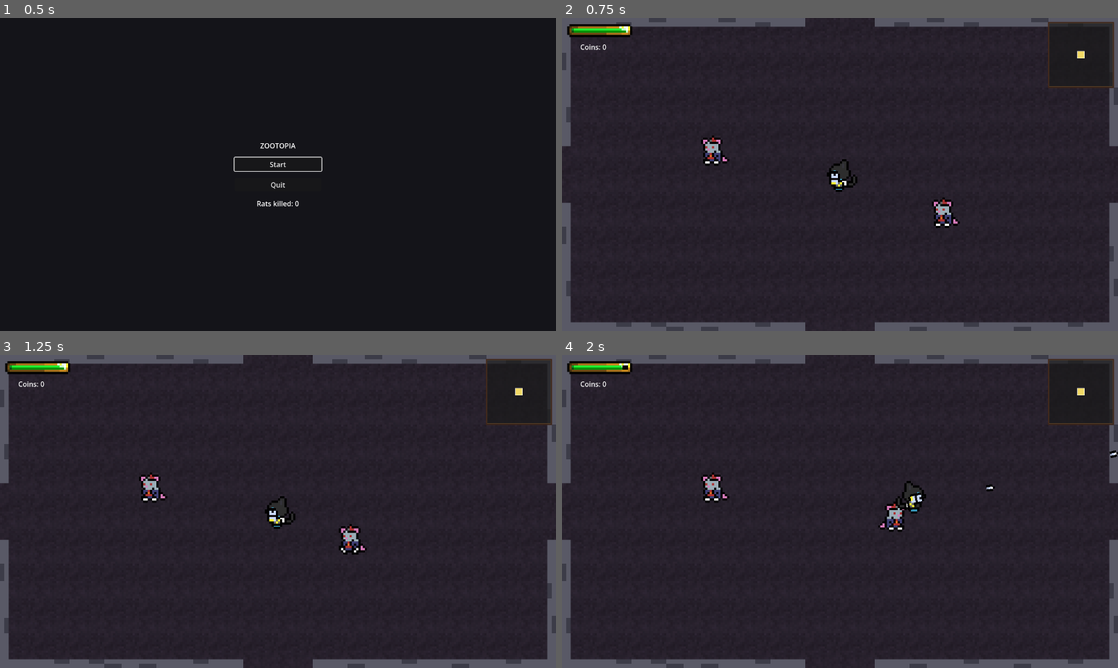
Above: before the commit, frames 1-4 (two rows, left to right).
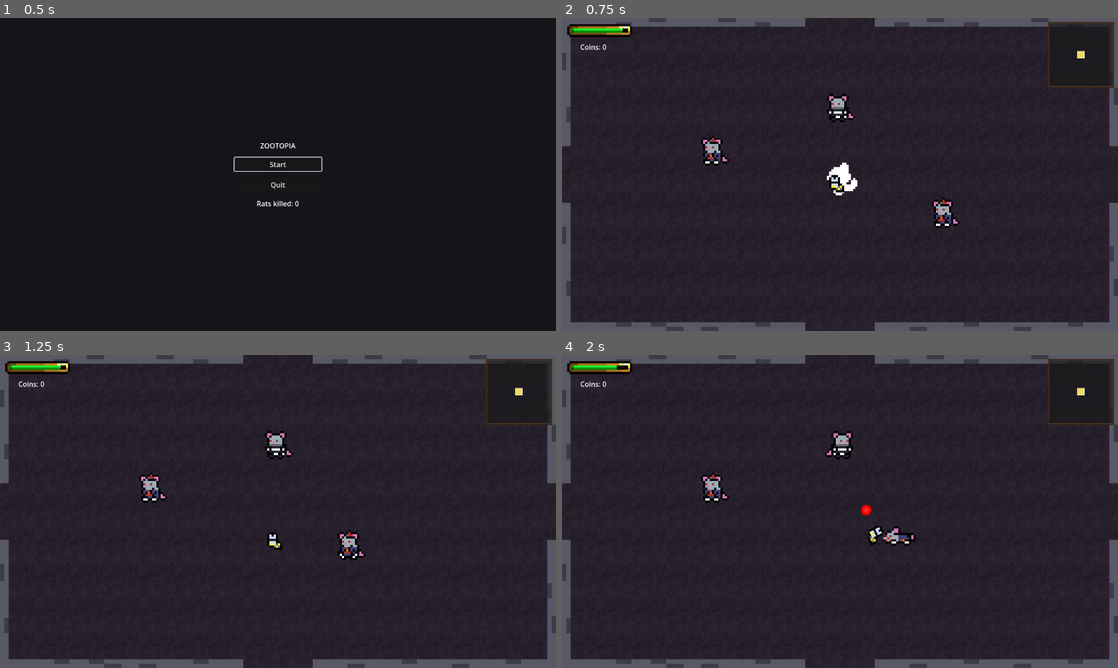
Above: after the commit, the same moments.

Repository: s4hlo/movie-jam
Game: Godot game, scene res://scenes/main_menu.tscn
Same seed, same stepped clock (60 frames per second), same inputs: the game is played once before the commit and once after it. Sound files missing from this copy of the repository are replaced by a short silence.
Inputs (mouse positions are in pixels of both pictures, inside the frame that each line leads up to):
- Up to frame 1 (0.5 s): no input
- Up to frame 2 (0.75 s): click "Start" at 0.5 s
- Up to frame 3 (1.25 s): no input
- Up to frame 4 (2 s): move the mouse to (962, 495) at 1.27 s; press the mouse at (962, 495) at 1.28 s; hold D (move_right) from 1.28 s (still down)

Frame 1 is identical in both runs. In frame 2, 0.6% of the frame differs, in the area x 10-54%, y 3-57%; in frame 3, 1.0%; in frame 4, 1.2%, in the area x 9-100%, y 3-61%.

Commit message:
feature: add mouse shooter enemy that fires bullets at player

Diff:
--- /dev/null
+++ b/scenes/enemy_bullet.tscn
@@ -0,0 +1,24 @@
+[gd_scene format=3 uid="uid://d1js50ujndx2f"]
+
+[ext_resource type="Script" path="res://scripts/enemy_bullet.gd" id="1_ebull"]
+[ext_resource type="Texture2D" path="res://assets/enemy_bullet.png" id="2_ebull"]
+
+[sub_resource type="RectangleShape2D" id="RectangleShape2D_ebull"]
+size = Vector2(20, 15)
+
+[node name="EnemyBullet" type="Area2D" groups=["enemy_bullets"]]
+script = ExtResource("1_ebull")
+
+[node name="Sprite2D" type="Sprite2D" parent="."]
+scale = Vector2(3, 3)
+texture = ExtResource("2_ebull")
+
+[node name="VisibleOnScreenNotifier2D" type="VisibleOnScreenNotifier2D" parent="."]
+rect = Rect2(-64, -64, 128, 128)
+
+[node name="CollisionShape2D" type="CollisionShape2D" parent="."]
+position = Vector2(6, -1.5)
+shape = SubResource("RectangleShape2D_ebull")
+
+[connection signal="body_entered" from="." to="." method="_on_body_entered"]
+[connection signal="screen_exited" from="VisibleOnScreenNotifier2D" to="." method="_on_visible_on_screen_notifier_2d_screen_exited"]
--- /dev/null
+++ b/scenes/mouse_shooter.tscn
@@ -0,0 +1,143 @@
+[gd_scene format=3 uid="uid://b50b6fq0310v8"]
+
+[ext_resource type="Script" path="res://scripts/mouse_shooter.gd" id="1"]
+[ext_resource type="Texture2D" uid="uid://dg36uyxlcpvqn" path="res://assets/Mouse_Enemy.png" id="2"]
+
+[sub_resource type="Shader" id="Shader_hit"]
+code = "shader_type canvas_item;
+uniform bool hit = false;
+void fragment() {
+	vec4 tex = texture(TEXTURE, UV);
+	if (hit) {
+		COLOR = vec4(1.0, 1.0, 1.0, tex.a);
+	} else {
+		COLOR = tex;
+	}
+}
+"
+
+[sub_resource type="ShaderMaterial" id="ShaderMaterial_hit"]
+resource_local_to_scene = true
+shader = SubResource("Shader_hit")
+shader_parameter/hit = false
+
+[sub_resource type="CircleShape2D" id="body_shape"]
+radius = 20.0
+
+[sub_resource type="CircleShape2D" id="detection_shape"]
+radius = 500.0
+
+[sub_resource type="RectangleShape2D" id="RectangleShape2D_1l88y"]
+
+[sub_resource type="Animation" id="Animation_reset"]
+length = 0.001
+tracks/0/type = "value"
+tracks/0/imported = false
+tracks/0/enabled = true
+tracks/0/path = NodePath("Sprite:frame")
+tracks/0/interp = 1
+tracks/0/loop_wrap = true
+tracks/0/keys = {
+"times": PackedFloat32Array(0),
+"transitions": PackedFloat32Array(1),
+"update": 1,
+"values": [8]
+}
+
+[sub_resource type="Animation" id="Animation_death"]
+resource_name = "death"
+length = 0.5
+tracks/0/type = "value"
+tracks/0/imported = false
+tracks/0/enabled = true
+tracks/0/path = NodePath("Sprite:frame")
+tracks/0/interp = 1
+tracks/0/loop_wrap = true
+tracks/0/keys = {
+"times": PackedFloat32Array(0),
+"transitions": PackedFloat32Array(1),
+"update": 1,
+"values": [12]
+}
+
+[sub_resource type="Animation" id="Animation_idle"]
+resource_name = "idle"
+tracks/0/type = "value"
+tracks/0/imported = false
+tracks/0/enabled = true
+tracks/0/path = NodePath("Sprite:frame")
+tracks/0/interp = 1
+tracks/0/loop_wrap = true
+tracks/0/keys = {
+"times": PackedFloat32Array(0),
+"transitions": PackedFloat32Array(1),
+"update": 1,
+"values": [8]
+}
+
+[sub_resource type="Animation" id="Animation_walk"]
+resource_name = "walk"
+length = 0.4
+loop_mode = 1
+tracks/0/type = "value"
+tracks/0/imported = false
+tracks/0/enabled = true
+tracks/0/path = NodePath("Sprite:frame")
+tracks/0/interp = 1
+tracks/0/loop_wrap = true
+tracks/0/keys = {
+"times": PackedFloat32Array(0, 0.2),
+"transitions": PackedFloat32Array(1, 1),
+"update": 1,
+"values": [8, 9]
+}
+
+[sub_resource type="AnimationLibrary" id="AnimationLibrary_mouse"]
+_data = {
+&"RESET": SubResource("Animation_reset"),
+&"death": SubResource("Animation_death"),
+&"idle": SubResource("Animation_idle"),
+&"walk": SubResource("Animation_walk")
+}
+
+[node name="MouseShooter" type="CharacterBody2D"]
+motion_mode = 1
+script = ExtResource("1")
+
+[node name="Sprite" type="Sprite2D" parent="."]
+material = SubResource("ShaderMaterial_hit")
+scale = Vector2(5, 5)
+texture = ExtResource("2")
+hframes = 8
+vframes = 3
+frame = 8
+
+[node name="CollisionShape2D" type="CollisionShape2D" parent="."]
+shape = SubResource("body_shape")
+
+[node name="DetectionArea" type="Area2D" parent="."]
+
+[node name="CollisionShape2D" type="CollisionShape2D" parent="DetectionArea"]
+shape = SubResource("detection_shape")
+
+[node name="HurtArea" type="Area2D" parent="."]
+scale = Vector2(2.442675, 2.6444042)
+
+[node name="CollisionShape2D" type="CollisionShape2D" parent="HurtArea"]
+scale = Vector2(0.99999994, 1)
+shape = SubResource("RectangleShape2D_1l88y")
+
+[node name="AnimationPlayer" type="AnimationPlayer" parent="."]
+libraries/ = SubResource("AnimationLibrary_mouse")
+
+[node name="chitter" type="AudioStreamPlayer2D" parent="."]
+max_distance = 5000.0
+
+[node name="chittertimer" type="Timer" parent="."]
+wait_time = 3.0
+autostart = true
+
+[connection signal="area_entered" from="HurtArea" to="." method="_on_hurt_area_area_entered"]
+[connection signal="body_entered" from="HurtArea" to="." method="_on_hurt_area_body_entered"]
+[connection signal="body_exited" from="HurtArea" to="." method="_on_hurt_area_body_exited"]
+[connection signal="timeout" from="chittertimer" to="." method="_on_chittertimer_timeout"]
--- a/scenes/rooms/room_1coin.tscn
+++ b/scenes/rooms/room_1coin.tscn
@@ -4,6 +4,7 @@
 [ext_resource type="PackedScene" uid="uid://1lov5r6rxbbk" path="res://scenes/coin.tscn" id="2"]
 [ext_resource type="Texture2D" uid="uid://c2r5sc8nwsh3a" path="res://assets/tilemap_moviejam.png" id="2_6qrvq"]
 [ext_resource type="PackedScene" uid="uid://ofxolt87xd57" path="res://scenes/rat.tscn" id="3_6ot0x"]
+[ext_resource type="PackedScene" path="res://scenes/mouse_shooter.tscn" id="6_mouse"]
 
 [sub_resource type="TileSetAtlasSource" id="TileSetAtlasSource_65hc1"]
 texture = ExtResource("2_6qrvq")
@@ -211,3 +212,6 @@
 
 [node name="Rat3" parent="." unique_id=10438712 instance=ExtResource("3_6ot0x")]
 position = Vector2(250, 500)
+
+[node name="MouseShooter1" parent="." instance=ExtResource("6_mouse")]
+position = Vector2(900, 180)
--- a/scenes/rooms/room_2coins.tscn
+++ b/scenes/rooms/room_2coins.tscn
@@ -5,6 +5,7 @@
 [ext_resource type="Texture2D" uid="uid://c2r5sc8nwsh3a" path="res://assets/tilemap_moviejam.png" id="2_3avaq"]
 [ext_resource type="PackedScene" uid="uid://ofxolt87xd57" path="res://scenes/rat.tscn" id="3"]
 [ext_resource type="PackedScene" uid="uid://msgvnu810trp" path="res://scenes/box.tscn" id="5_qi5y0"]
+[ext_resource type="PackedScene" path="res://scenes/mouse_shooter.tscn" id="6_mouse"]
 
 [sub_resource type="TileSetAtlasSource" id="TileSetAtlasSource_qi5y0"]
 texture = ExtResource("2_3avaq")
@@ -243,20 +244,19 @@
 position = Vector2(880, 98)
 
 [node name="Rat1" parent="." unique_id=936791139 instance=ExtResource("3")]
-visible = false
 position = Vector2(300, 200)
 
 [node name="Rat2" parent="." unique_id=1644735377 instance=ExtResource("3")]
-visible = false
 position = Vector2(980, 520)
 
 [node name="Rat3" parent="." unique_id=1518448390 instance=ExtResource("3")]
-visible = false
 position = Vector2(640, 400)
 
 [node name="Rat4" parent="." unique_id=1719689436 instance=ExtResource("3")]
-visible = false
 position = Vector2(500, 600)
+
+[node name="MouseShooter1" parent="." instance=ExtResource("6_mouse")]
+position = Vector2(640, 200)
 
 [node name="Coin3" parent="." unique_id=447594233 instance=ExtResource("2")]
 position = Vector2(400, 631)
--- a/scenes/rooms/room_empty.tscn
+++ b/scenes/rooms/room_empty.tscn
@@ -3,6 +3,7 @@
 [ext_resource type="Script" uid="uid://dndlb34yra7rn" path="res://scripts/room_base.gd" id="1"]
 [ext_resource type="Texture2D" uid="uid://c2r5sc8nwsh3a" path="res://assets/tilemap_moviejam.png" id="2_ps7y8"]
 [ext_resource type="PackedScene" uid="uid://ofxolt87xd57" path="res://scenes/rat.tscn" id="3_rat"]
+[ext_resource type="PackedScene" path="res://scenes/mouse_shooter.tscn" id="6_mouse"]
 
 [sub_resource type="TileSetAtlasSource" id="TileSetAtlasSource_xb5b7"]
 texture = ExtResource("2_ps7y8")
@@ -169,3 +170,6 @@
 
 [node name="Rat2" parent="." instance=ExtResource("3_rat")]
 position = Vector2(900, 450)
+
+[node name="MouseShooter1" parent="." instance=ExtResource("6_mouse")]
+position = Vector2(640, 200)
--- /dev/null
+++ b/scripts/enemy_bullet.gd
@@ -0,0 +1,18 @@
+extends Area2D
+
+const SPEED: int = 700
+var damage: int = 1
+
+func _process(delta: float) -> void:
+	position += transform.x * SPEED * delta
+
+func _on_body_entered(body: Node2D) -> void:
+	if body.is_in_group("player"):
+		var knock_dir = transform.x.normalized()
+		body.take_damage(damage, knock_dir)
+		queue_free()
+	elif body is StaticBody2D:
+		queue_free()
+
+func _on_visible_on_screen_notifier_2d_screen_exited() -> void:
+	queue_free()
--- /dev/null
+++ b/scripts/mouse_shooter.gd
@@ -0,0 +1,58 @@
+extends "res://scripts/rat.gd"
+
+const ENEMY_BULLET = preload("res://scenes/enemy_bullet.tscn")
+const SHOOT_RANGE := 350.0
+const SHOOT_COOLDOWN := 1.2
+const MOUSE_DEATH_FRAME := 12
+const BULLET_SPAWN_OFFSET := 40.0
+
+var _shoot_cooldown_time := 0.0
+
+func _physics_process(delta: float) -> void:
+	match current_state:
+		State.IDLE:
+			velocity = Vector2.ZERO
+			anim.play("idle")
+		State.CHASING:
+			if target:
+				var dir = global_position.direction_to(target.global_position)
+				var dist = global_position.distance_to(target.global_position)
+				sprite.flip_h = dir.x > 0
+				if dist <= SHOOT_RANGE:
+					velocity = Vector2.ZERO
+					anim.play("idle")
+					_shoot_cooldown_time -= delta
+					if _shoot_cooldown_time <= 0.0:
+						_shoot(dir)
+						_shoot_cooldown_time = SHOOT_COOLDOWN
+				else:
+					velocity = dir * SPEED
+					anim.play("walk")
+		State.DEAD:
+			velocity = Vector2.ZERO
+
+	velocity += knockback
+	knockback *= KNOCKBACK_FRICTION
+	if knockback.length() < 5.0:
+		knockback = Vector2.ZERO
+
+	move_and_slide()
+
+func _shoot(dir: Vector2) -> void:
+	var b = ENEMY_BULLET.instantiate()
+	get_tree().root.add_child(b)
+	b.global_position = global_position + dir * BULLET_SPAWN_OFFSET
+	b.rotation = dir.angle()
+
+func die() -> void:
+	if current_state == State.DEAD:
+		return
+	current_state = State.DEAD
+	set_physics_process(false)
+	hurt_area.queue_free()
+	anim.stop()
+	sprite.frame = MOUSE_DEATH_FRAME
+	state_changed.emit("destroyed")
+	SaveManager.add_rat_kill()
+	await get_tree().create_timer(0.5).timeout
+	queue_free()
--- a/scripts/room_manager.gd
+++ b/scripts/room_manager.gd
@@ -140,6 +140,7 @@
 		return
 
 	get_tree().call_group("bullets", "queue_free")
+	get_tree().call_group("enemy_bullets", "queue_free")
 	_transitioning = true
 
 	var target_pos: Vector2i = current_position + DIRECTION_OFFSETS[direction]
Binary file added: assets/enemy_bullet.png
Not shown, added: assets/enemy_bullet.png.import
Not shown, added: scripts/enemy_bullet.gd.uid
Not shown, added: scripts/mouse_shooter.gd.uid
